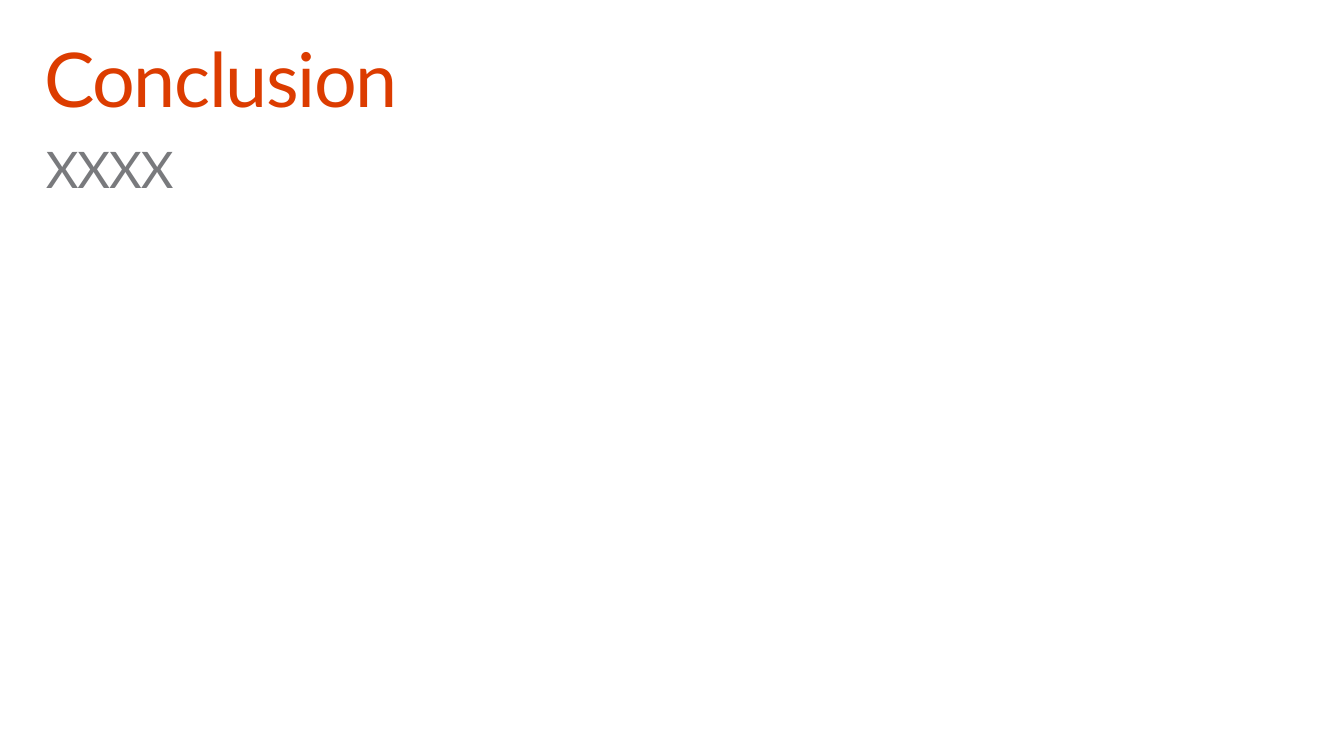
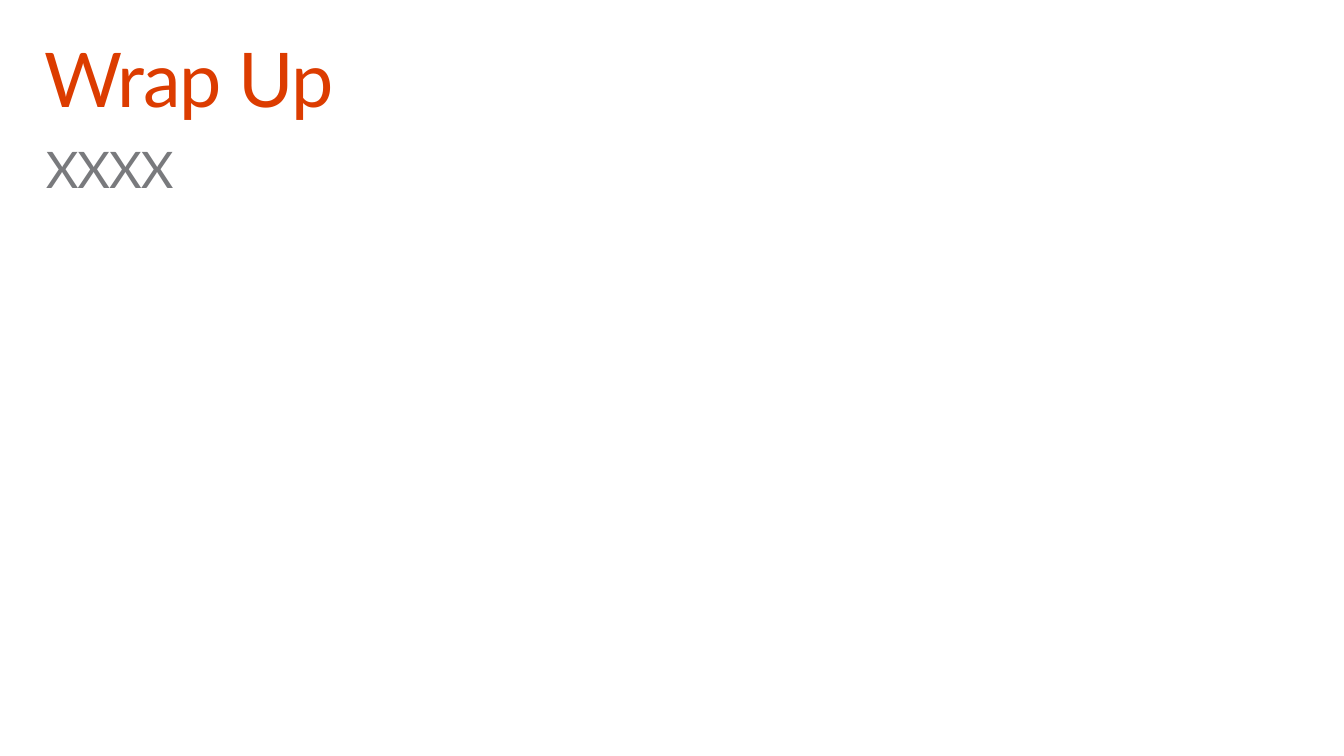
Before and after one commit to fabbbiob/TrainingContent, a slide deck: slide 19 of O3651-5 Getting started with Mobile Development with Office 365/O3651-5 Getting started with Mobile Development with Office 365.pptx. Drawn at 1344x756 pixels with LibreOffice and Linux fonts; fonts in the diff are those of the drawing. Boxes give left, top, right and bottom in pixels: in the first picture for what was removed or moved away, otherwise in the second. Text is boxed around its words. In the diff, an @@ line names an element or a change of style, - is before the commit and + after.

```diff
--- a/O3651-5 Getting started with Mobile Development with Office 365/O3651-5 Getting started with Mobile Development with Office 365.pptx
+++ b/O3651-5 Getting started with Mobile Development with Office 365/O3651-5 Getting started with Mobile Development with Office 365.pptx
@@ title at [44, 53, 333, 120]: text changed @@
-Conclusion
+Wrap Up
```
Also in this commit, not shown: 2 other slides changed, 2 other files.
